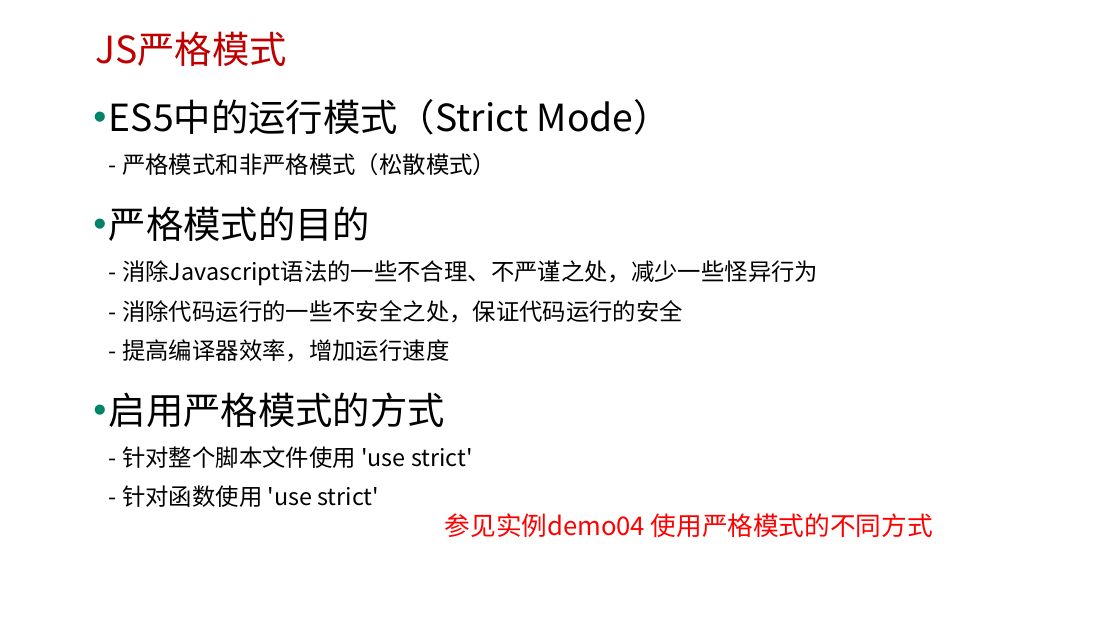
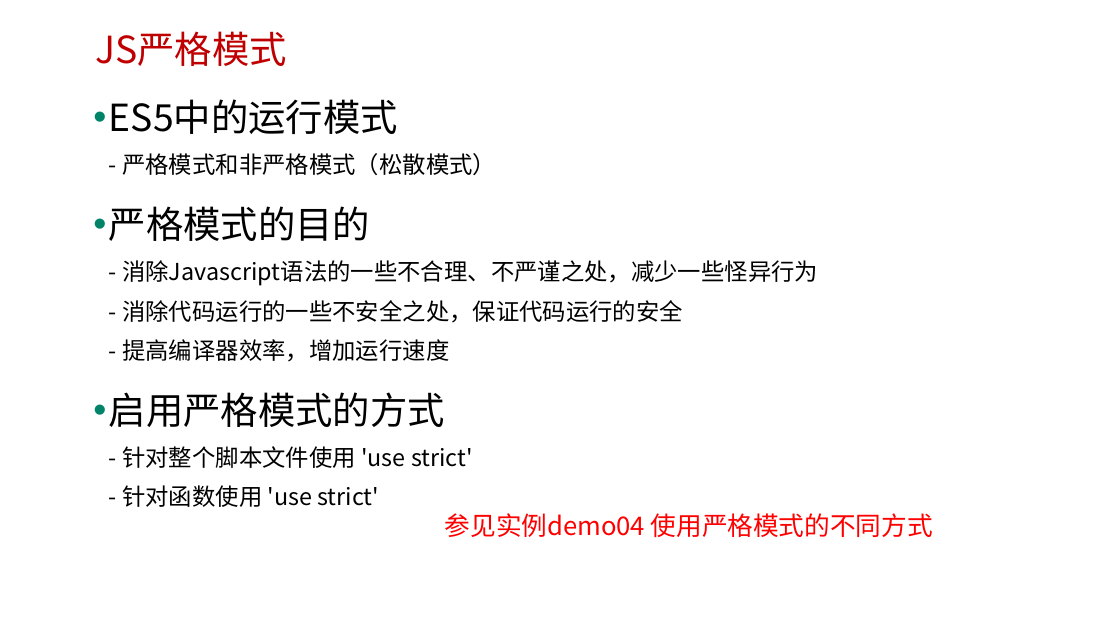
Before and after one commit to edu2act/course-javascript-advanced, a slide deck: slide 7 of 课程PPT/03.JavaScript语法、表达式及语句、运算符.pptx. Drawn at 1120x630 pixels with LibreOffice and Linux fonts; fonts in the diff are those of the drawing; background and template pictures are left out. Boxes give left, top, right and bottom in pixels: in the first picture for what was removed or moved away, otherwise in the second. Text is boxed around its words. In the diff, an @@ line names an element or a change of style, - is before the commit and + after.

```diff
--- a/课程PPT/03.JavaScript语法、表达式及语句、运算符.pptx
+++ b/课程PPT/03.JavaScript语法、表达式及语句、运算符.pptx
@@ text at [109, 99, 496, 175]: text changed; size 32 to 20 pt @@
-• ES5中的运行模式（Strict Mode）
-  - 严格模式和非严格模式（松散模式）
+• ES5中的运行模式
+  - 严格模式和非严格模式（松散模式）
```
Also in this commit, not shown: 7 other slides changed, 5 other files.
